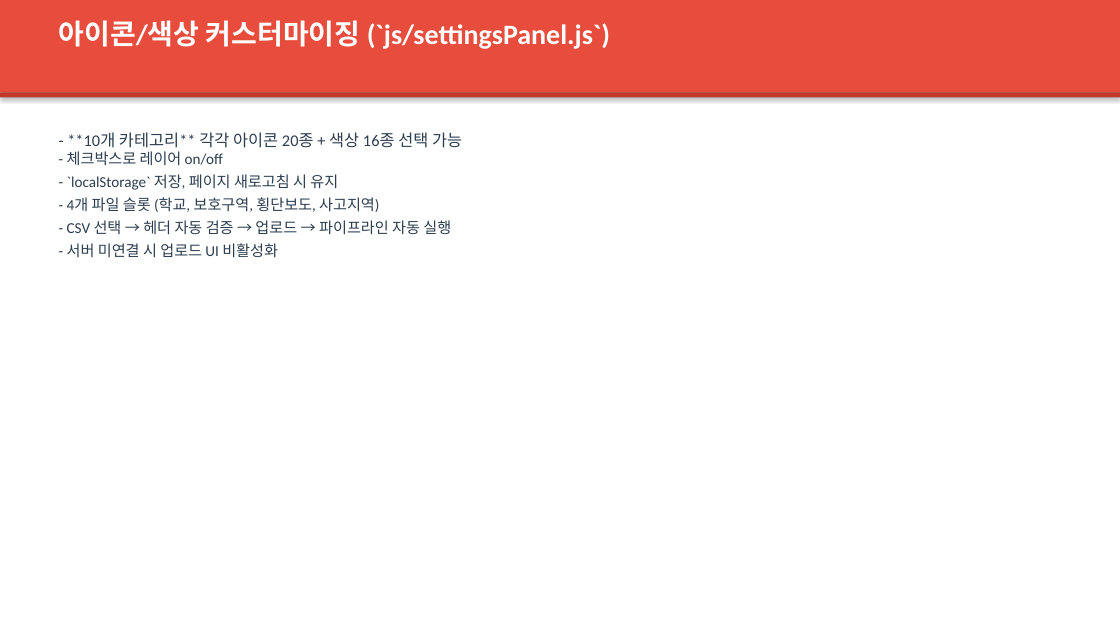
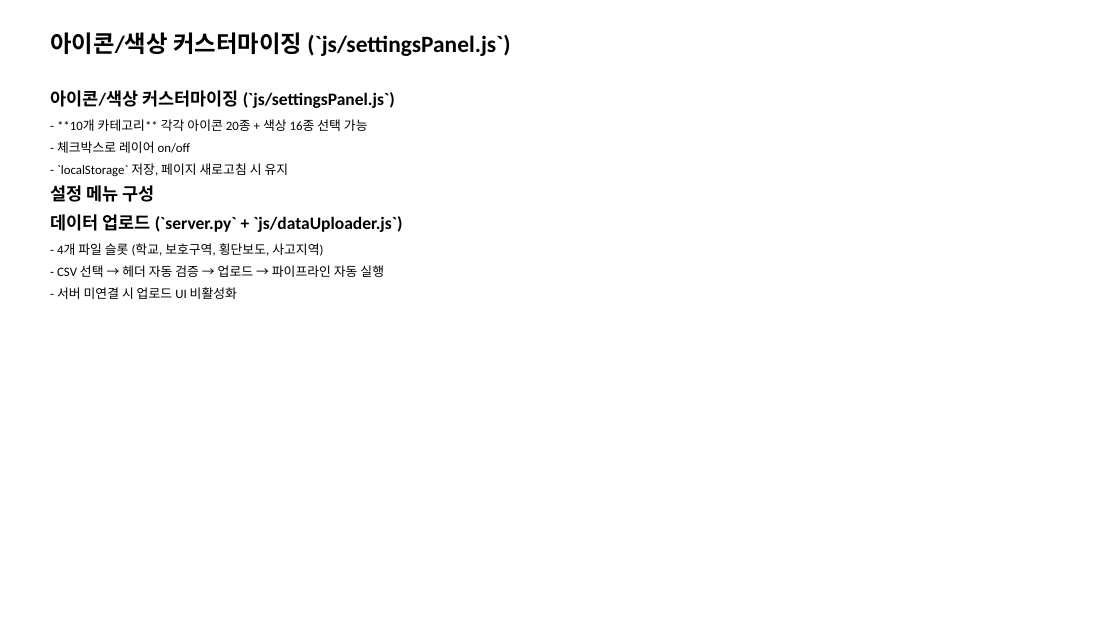
Before and after one commit to feelmydream80-sys/kidssafty, a slide deck: slide 8 of submission/ppt/KidsSafeAI_PPT_v4.pptx (slide 12 before the commit). Drawn at 1120x630 pixels with LibreOffice and Linux fonts; fonts in the diff are those of the drawing. Boxes give left, top, right and bottom in pixels: in the first picture for what was removed or moved away, otherwise in the second. Text is boxed around its words. In the diff, an @@ line names an element or a change of style, - is before the commit and + after.

Commit message:
fix: md_to_pptx.py 단순화 - 흰배경, 페이지 분할, 테이블 렌더링

```diff
--- a/submission/ppt/KidsSafeAI_PPT_v4.pptx
+++ b/submission/ppt/KidsSafeAI_PPT_v4.pptx
@@ rectangle removed at [0, 0, 1120, 92] @@
@@ text "아이콘/색상 커스터마이징 (`js/settingsPanel.js`)": place and size @@
-text "아이콘/색상 커스터마이징 (`js/settingsPanel.js`)" at [59, 20, 610, 49]
+text "아이콘/색상 커스터마이징 (`js/settingsPanel.js`)" at [50, 32, 510, 56]
@@ text "아이콘/색상 커스터마이징 (`js/settingsPanel.js`)" at [50, 32, 510, 56]: size 24 to 20 pt, text colour #FFFFFF to #000000 @@
@@ rectangle removed at [0, 92, 1120, 97] @@
@@ text added at [50, 90, 395, 108], 15 pt, text #000000, bold @@
+아이콘/색상 커스터마이징 (`js/settingsPanel.js`)
@@ text added at [57, 119, 368, 131], 11 pt, text #000000 @@
+- **10개 카테고리** 각각 아이콘 20종 + 색상 16종 선택 가능
@@ text added at [57, 141, 191, 153], 11 pt, text #000000 @@
+- 체크박스로 레이어 on/off
@@ text removed at [67, 132, 462, 258] @@
-- **10개 카테고리** 각각 아이콘 20종 + 색상 16종 선택 가능
-- 체크박스로 레이어 on/off
-- `localStorage` 저장, 페이지 새로고침 시 유지
-- 4개 파일 슬롯 (학교, 보호구역, 횡단보도, 사고지역)
-- CSV 선택 → 헤더 자동 검증 → 업로드 → 파이프라인 자동 실행
-- 서버 미연결 시 업로드 UI 비활성화
@@ text added at [57, 163, 289, 176], 11 pt, text #000000 @@
+- `localStorage` 저장, 페이지 새로고침 시 유지
@@ text added at [50, 185, 155, 202], 15 pt, text #000000, bold @@
+설정 메뉴 구성
@@ text added at [50, 214, 402, 232], 15 pt, text #000000, bold @@
+데이터 업로드 (`server.py` + `js/dataUploader.js`)
@@ text added at [57, 243, 323, 256], 11 pt, text #000000 @@
+- 4개 파일 슬롯 (학교, 보호구역, 횡단보도, 사고지역)
@@ text added at [57, 265, 384, 277], 11 pt, text #000000 @@
+- CSV 선택 → 헤더 자동 검증 → 업로드 → 파이프라인 자동 실행
@@ text added at [57, 287, 237, 299], 11 pt, text #000000 @@
+- 서버 미연결 시 업로드 UI 비활성화
```
Also in this commit, not shown: 13 other slides changed, 6 slides added, 14 slides removed, 1 other file.
